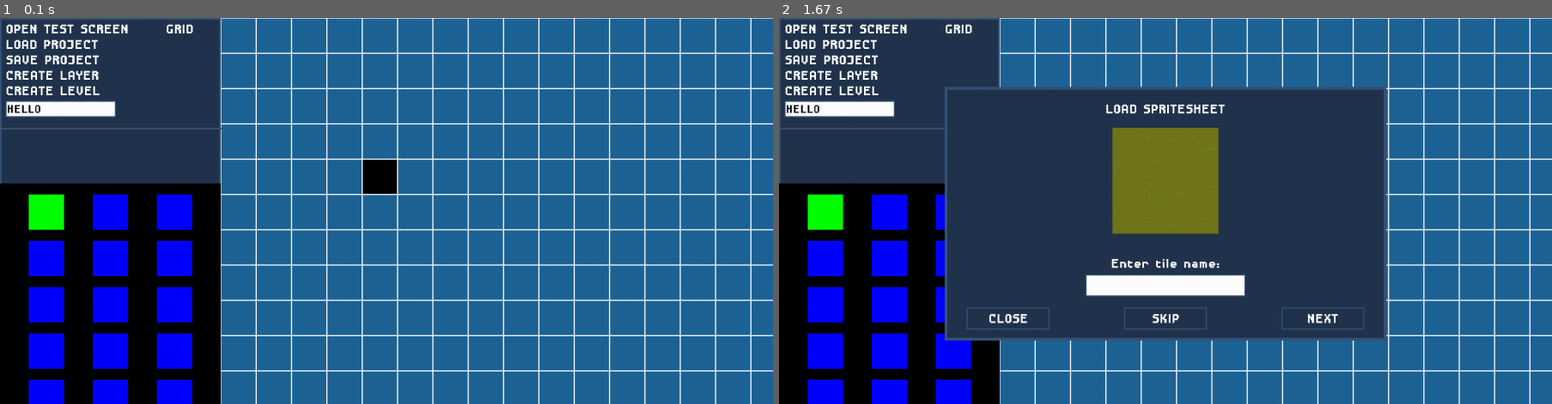
Above: before the commit, frames 1-2 (left to right).
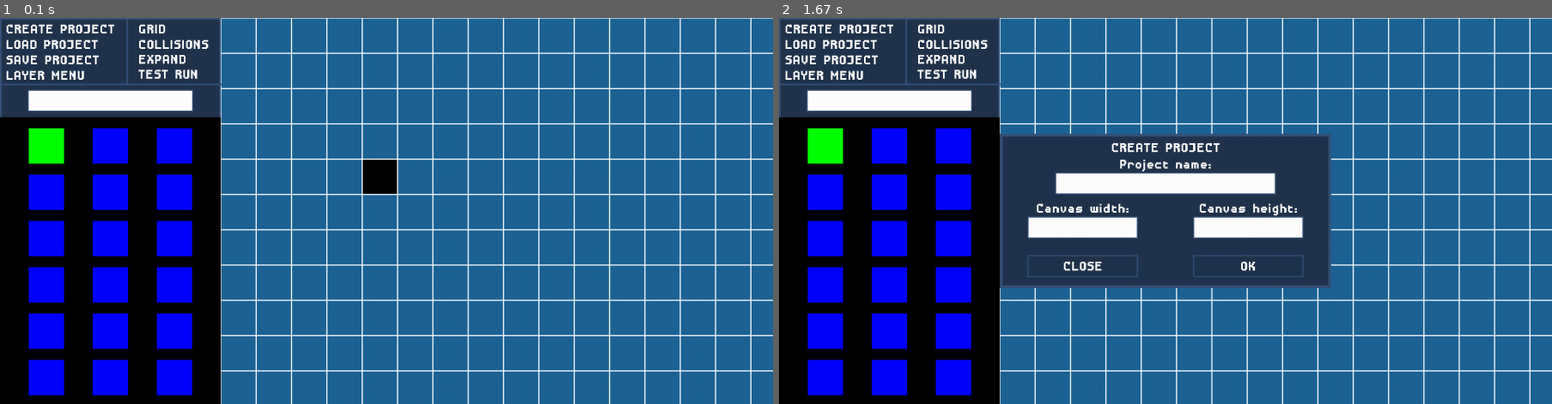
Above: after the commit, the same moments.

Repository: ImYourDope/PyGameLevelDesigner
Game: pygame game, started from main.py
Same seed, same stepped clock (60 frames per second), same inputs: the game is played once before the commit and once after it.
Inputs (mouse positions are in pixels of both pictures, inside the frame that each line leads up to):
- Up to frame 1 (0.1 s): no input
- Up to frame 2 (1.67 s): click (848, 29) at 0.38 s, where only the run before the commit has a clickable "OPEN TEST SCREEN"

The runs differ from the first frame. In frame 1, 12% of the frame differs, in the area x 0-29%, y 0-100%; in frame 2, 37%, in the area x 0-79%, y 0-100%.

Commit message:
Several bugs fixed, main screen .xml corrected

Diff:
--- a/DOM/Layout.py
+++ b/DOM/Layout.py
@@ -1,4 +1,5 @@
 import pygame
+from random import randint
 
 from DOM import DOMEventElement, layout_manager
 from settings import ui_main_color, popup_screen_border_color
@@ -13,6 +14,7 @@
     }
 
     def __init__(self, dom, properties):
+        self.id = properties['id'] if 'id' in properties else str(randint(0, 10**10))
         self.properties = properties
         self.dom = dict()
         self.data = {
--- a/XMLparser.py
+++ b/XMLparser.py
@@ -73,7 +73,7 @@
     @staticmethod
     def set_id(props):
         if 'id' not in props:
-            props['id'] = str(randint(0, 10000000000))
+            props['id'] = str(randint(0, 10**10))
 
     @staticmethod
     def set_default_parameters(props, default):
--- a/layouts/__init__.py
+++ b/layouts/__init__.py
@@ -1,4 +1,4 @@
 from .expandcanvas import layout as expandcanvas
 from .projectcreate import layout as projectcreate
+from .spritesheetloader import layout as spritesheetloader
 from .tileloader import layout as tileloader
-from .spritesheetloader import layout as spritesheetloader
--- a/layouts/projectcreate/__init__.py
+++ b/layouts/projectcreate/__init__.py
@@ -1,6 +1,6 @@
 from XMLparser import XMLParser
 from DOM import layout_manager
 
-xml = XMLParser('layouts/tileloader/tileloaderlayout.xml')  # popup xml file
+xml = XMLParser('layouts/projectcreate/projectcreate.xml')  # popup xml file
 layout = xml.read_dom()
 layout.onclick('close-popup', lambda _: layout_manager.pop())
--- a/main.py
+++ b/main.py
@@ -4,6 +4,9 @@
 from Interface import Grid
 from XMLparser import XMLParser
 from DOM import layout_manager
+from spritesheetloader import load_spritesheet
+from sys import exit
+import pygame
 
 # WARNING: layouts module imports dynamically. Don't change this part of code if you don't understand what it does
 from layout_loader import init_layouts
@@ -11,12 +14,6 @@
 from layouts import *
 # END OF WARNING
 
-
-from spritesheetloader import load_spritesheet
-
-
-from sys import exit
-import pygame
 
 pygame.init()
 
@@ -31,7 +28,6 @@
 root.id = 'root'
 grid = Grid({})
 
-
 spritesheets_blocks = load_spritesheet('TX_Tileset_Grass.png')
 spritesheets = []
 for spritesheet_block in spritesheets_blocks:
@@ -40,11 +36,9 @@
 eventManager.spritesheets = spritesheets
 spritesheetloader.get_element_by_id('current-loading-tile').elem.update_image(spritesheets[0])
 
-
-
 root.onclick('toggle-grid', grid.toggle_grid)
-root.onclick('open-test-screen-button', lambda _: layout_manager.push(spritesheetloader))
-
+root.onclick('create-project-button', lambda _: layout_manager.push(projectcreate))
+root.onclick('expand-canvas-button', lambda _: layout_manager.push(expandcanvas))
 # popup.getElementByID('current-loading-tile').elem.update_image(tmp)
 
 # root.onclick('open-test-screen-button', lambda _: layout_manager.push())
@@ -63,13 +57,13 @@
 
     layout_manager.draw(screen)
 
-    # if eventManager.main_screen_on:
-    #     draw_scrolling_cursor(screen)
+    if eventManager.main_screen_on and layout_manager.last().id == "root":
+        draw_scrolling_cursor(screen)
 
     # EVENT SECTION
     for event in pygame.event.get():
-        # if eventManager.main_screen_on:
-        #     scroll_canvas(event)
+        if eventManager.main_screen_on and layout_manager.last().id == "root":
+            scroll_canvas(event)
         if event.type in (pygame.KEYDOWN, pygame.MOUSEMOTION, pygame.MOUSEWHEEL):
             layout_manager.process_event(event)
         if event.type == pygame.MOUSEBUTTONDOWN:
--- a/main.xml
+++ b/main.xml
@@ -2,20 +2,18 @@
 <Layout width="1400"
         height="700">
 
-    <TextButton id="open-test-screen-button"
+    <TextButton id="create-project-button"
             x="10"
             y="5"
-            text="OPEN TEST SCREEN">
+            text="CREATE PROJECT">
+        <Hover position="relative"
+               x="10"/>
+    </TextButton>
 
-        <Hover position="relative"
-               x="10"
-        />
-    </TextButton>
     <TextButton id="load-project-button"
             x="10"
             y="33"
             text="LOAD PROJECT">
-
         <Hover position="relative"
                x="10"/>
     </TextButton>
@@ -28,35 +26,65 @@
                x="10"/>
     </TextButton>
 
-    <TextButton id="create-layer-button"
+    <TextButton id="layer-menu-button"
             x="10"
             y="89"
-            text="CREATE LAYER">
-        <Hover position="relative"
-               x="10"/>
-    </TextButton>
-
-    <TextButton id="create-level-button"
-            x="10"
-            y="117"
-            text="CREATE LEVEL">
+            text="LAYER MENU">
         <Hover position="relative"
                x="10"/>
     </TextButton>
 
     <TextButton id="toggle-grid"
-            x="300"
+            x="250"
             y="5"
-            text="GRID"/>
-    <Input id="input"
-           x="10"
-           y="150"
-           text="HELLO"/>
+            text="GRID">
+             <Hover position="relative"
+               x="10"/>
+    </TextButton>
+
+    <TextButton id="collision-button"
+            x="250"
+            y="33"
+            text="COLLISIONS">
+             <Hover position="relative"
+               x="10"/>
+    </TextButton>
+
+    <TextButton id="collision-button"
+            x="250"
+            y="33"
+            text="COLLISIONS">
+             <Hover position="relative"
+               x="10"/>
+    </TextButton>
+
+    <TextButton id="expand-canvas-button"
+            x="250"
+            y="60"
+            text="EXPAND">
+             <Hover position="relative"
+               x="10"/>
+    </TextButton>
+
+    <TextButton id="test-run-button"
+            x="250"
+            y="87"
+            text="TEST RUN">
+             <Hover position="relative"
+               x="10"/>
+    </TextButton>
+
+    <Input id="tile-library-search-line"
+           x="50"
+           y="130"
+           width="300"
+           height="40"/>
+
     <ScrollList
             x="0"
-            y="300"
+            y="180"
             width="400"
-            height="400"
+            height="520"
     />
 
 </Layout>
--- a/settings.py
+++ b/settings.py
@@ -31,7 +31,8 @@
 right_margin = 0
 
 # UI SETTINGS
-ui_separation_line = 200
+ui_separation_line = 120
+ui_buttons_separation_line = 230
 ui_main_color = (34, 52, 77)
 ui_border_color = (54, 82, 120)
 ui_border_thickness = 3
--- a/userinterface.py
+++ b/userinterface.py
@@ -12,3 +12,5 @@
     pygame.draw.rect(screen, ui_border_color, ui_rect, ui_border_thickness)
     pygame.draw.line(screen, ui_border_color, (0, ui_separation_line),
                      (left_margin, ui_separation_line), ui_border_thickness)
+    pygame.draw.line(screen, ui_border_color, (ui_buttons_separation_line, 0),
+                     (ui_buttons_separation_line, ui_separation_line), ui_border_thickness)
